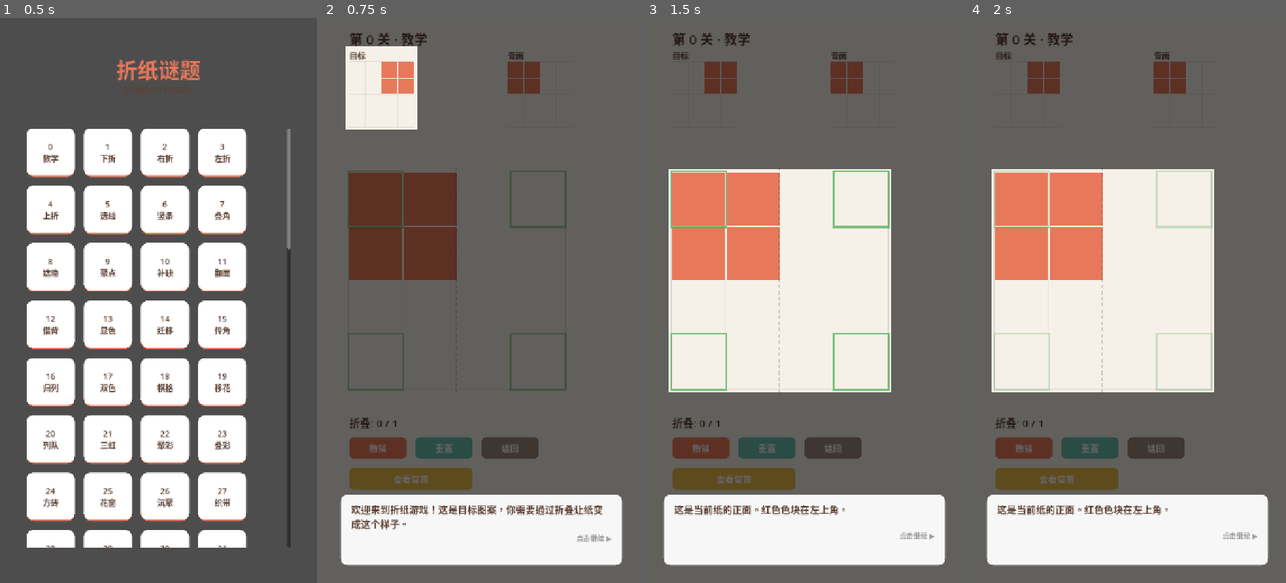
Above: before the commit, frames 1-4 (left to right).
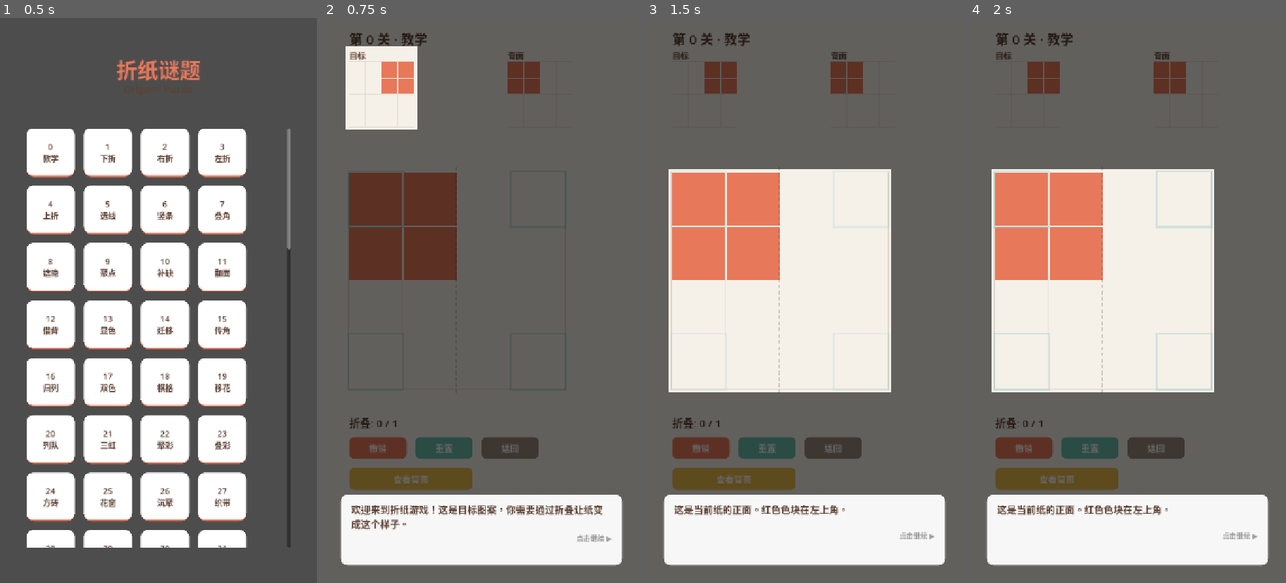
Above: after the commit, the same moments.

Repository: oscarrr112/origami-puzzle
Game: Godot game, scene res://scenes/main.tscn
Two runs of this game, one before a commit and one after it. Both use one fixed random seed, a clock stepped at 60 frames per second and the inputs below.
Inputs:
- Up to frame 1 (0.5 s): no input
- Up to frame 2 (0.75 s): click "0 教学" at 0.5 s
- Up to frame 3 (1.5 s): click "撤销" at 1.25 s
- Up to frame 4 (2 s): no input

Frame 1 is identical in both runs. In frame 3, 0.9% of the frame differs, in the area x 7-77%, y 27-66%; in frame 4, 0.9%.

Commit message:
style: softer mint green corner hints, lower alpha, 1s breath cycle
Co-Authored-By: Claude Opus 4.6 (1M context) <noreply@anthropic.com>

Diff:
--- a/scripts/game.gd
+++ b/scripts/game.gd
@@ -25,7 +25,7 @@
 const BG_COLOR := Color("#F5F0E8")
 const TEXT_COLOR := Color("#5C4033")
 const FOLD_LINE_COLOR := Color("#5C4033", 0.25)
-const CORNER_HINT_COLOR := Color("#4CAF50", 0.6)  # Green hint for clickable corners
+const CORNER_HINT_COLOR := Color("#80CBC4", 0.45)  # Mint green hint for clickable corners
 const TARGET_GLOW_COLOR := Color("#FFD700")
 
 var model: GridModel
@@ -931,8 +931,8 @@
 		_highlight_nodes.append(hint)
 		var tw := hint.create_tween()
 		tw.set_loops()
-		tw.tween_property(hint, "border_color:a", 0.2, 0.5)
-		tw.tween_property(hint, "border_color:a", 0.8, 0.5)
+		tw.tween_property(hint, "border_color:a", 0.15, 1.0)
+		tw.tween_property(hint, "border_color:a", 0.55, 1.0)
 
 
 func _start_tutorial() -> void:
